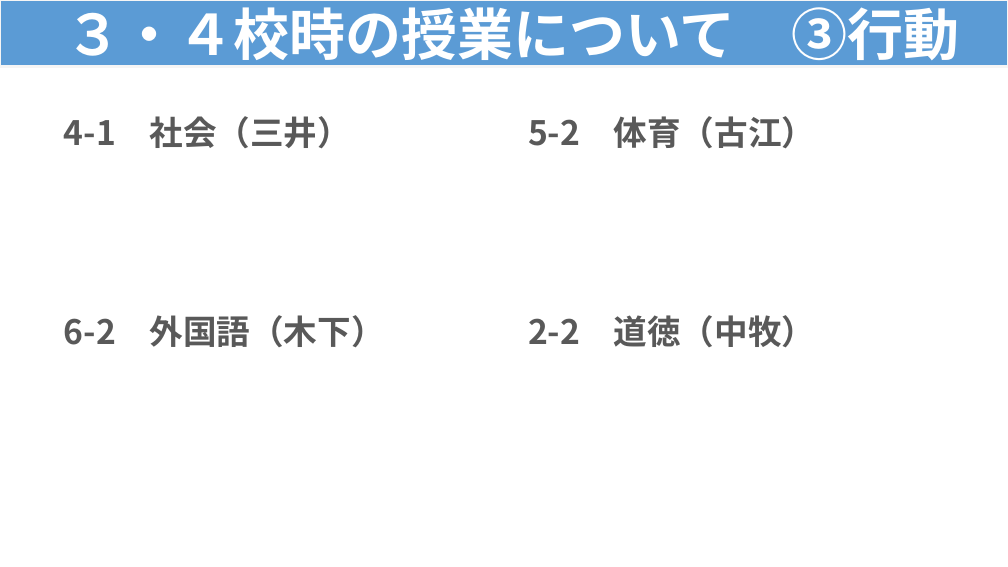
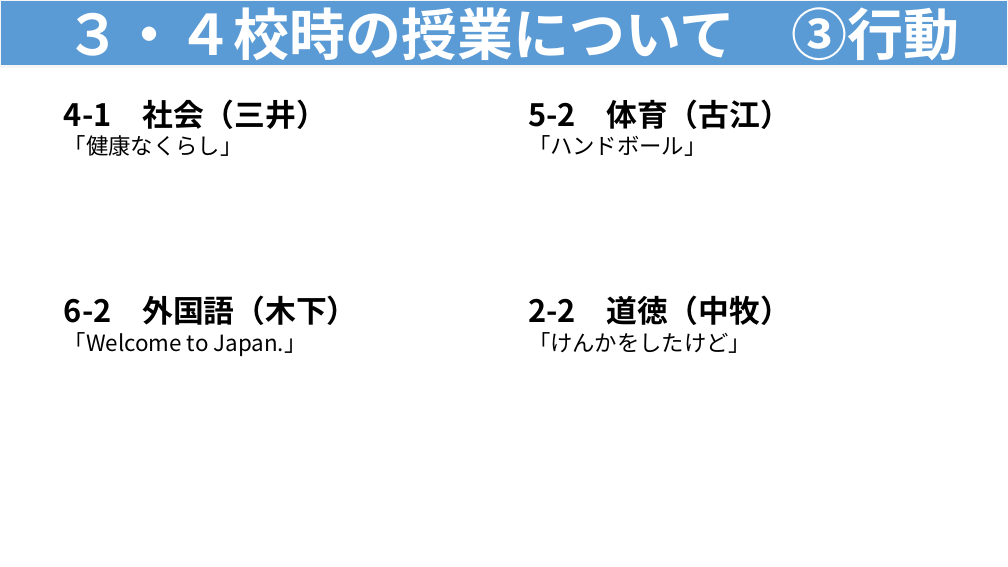
Before and after one commit to contynet730-star/con30, a slide deck: slide 6 of output/★指導課訪問★３・４校時指導助言資料（例）.pptx. Drawn at 1008x567 pixels with LibreOffice and Linux fonts; fonts in the diff are those of the drawing. Boxes give left, top, right and bottom in pixels: in the first picture for what was removed or moved away, otherwise in the second. Text is boxed around its words. In the diff, an @@ line names an element or a change of style, - is before the commit and + after.

```diff
--- a/output/★指導課訪問★３・４校時指導助言資料（例）.pptx
+++ b/output/★指導課訪問★３・４校時指導助言資料（例）.pptx
@@ text "4-1 社会（三井）": place and size @@
-text "4-1 社会（三井）" at (64,116,352,148)
+text "4-1 社会（三井）" at (64,99,327,156)
@@ text at (64,99,327,129): size 24 to 22 pt, text colour #595959 to #000000 in "4-1 社会（三井）"; line spacing 1.2 to 1 @@
@@ text "5-2 体育（古江）": place and size @@
-text "5-2 体育（古江）" at (528,116,816,148)
+text "5-2 体育（古江）" at (528,99,791,156)
@@ text at (528,99,791,129): size 24 to 22 pt, text colour #595959 to #000000 in "5-2 体育（古江）"; line spacing 1.2 to 1 @@
@@ text at (64,135,243,156): paragraph added @@
+「健康なくらし」
@@ text at (528,135,707,156): paragraph added @@
+「ハンドボール」
@@ text "6-2 外国語（木下）": place and size @@
-text "6-2 外国語（木下）" at (64,315,385,347)
+text "6-2 外国語（木下）" at (64,295,357,356)
@@ text at (64,295,357,325): size 24 to 22 pt, text colour #595959 to #000000 in "6-2 外国語（木下）"; line spacing 1.2 to 1 @@
@@ text "2-2 道徳（中牧）": place and size @@
-text "2-2 道徳（中牧）" at (528,315,816,347)
+text "2-2 道徳（中牧）" at (528,295,791,353)
@@ text at (528,295,791,325): size 24 to 22 pt, text colour #595959 to #000000 in "2-2 道徳（中牧）"; line spacing 1.2 to 1 @@
@@ text at (64,332,307,356): paragraph added @@
+「Welcome to Japan.」
@@ text at (528,332,751,353): paragraph added @@
+「けんかをしたけど」
```
Also in this commit, not shown: 2 other slides changed.
